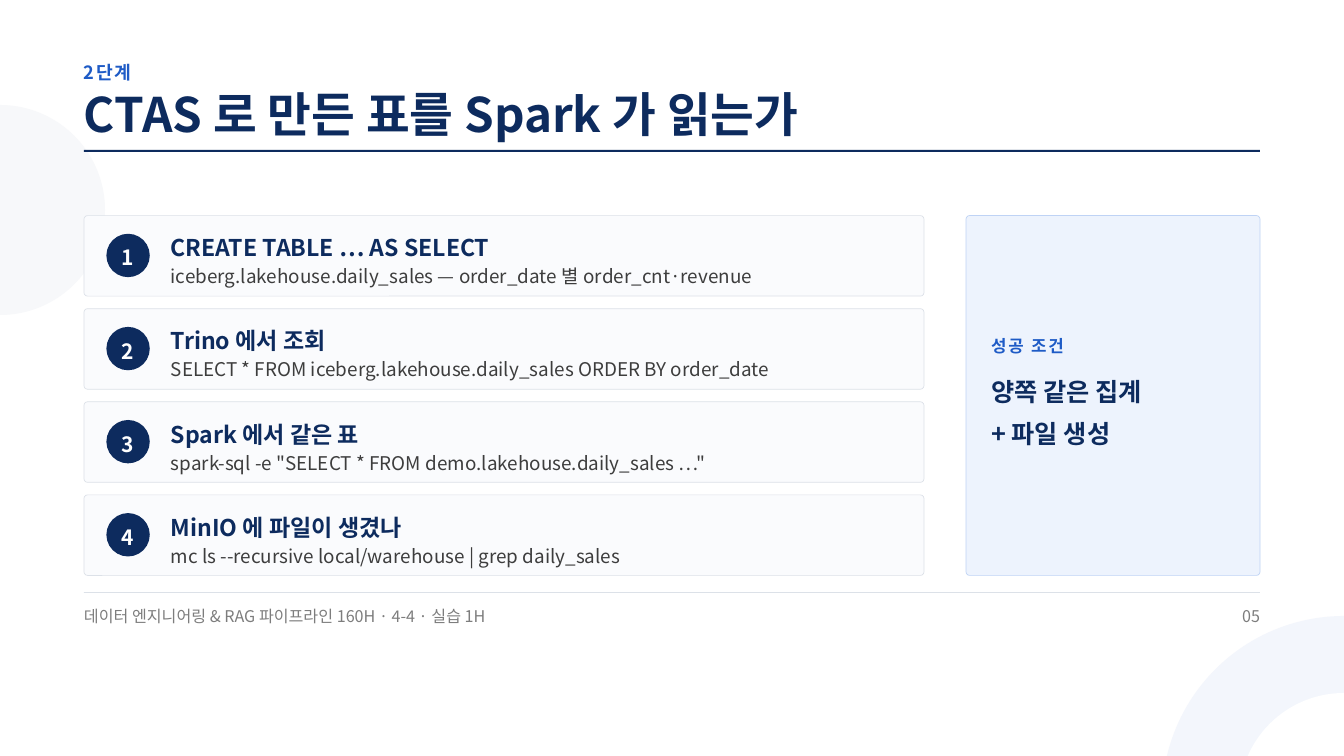
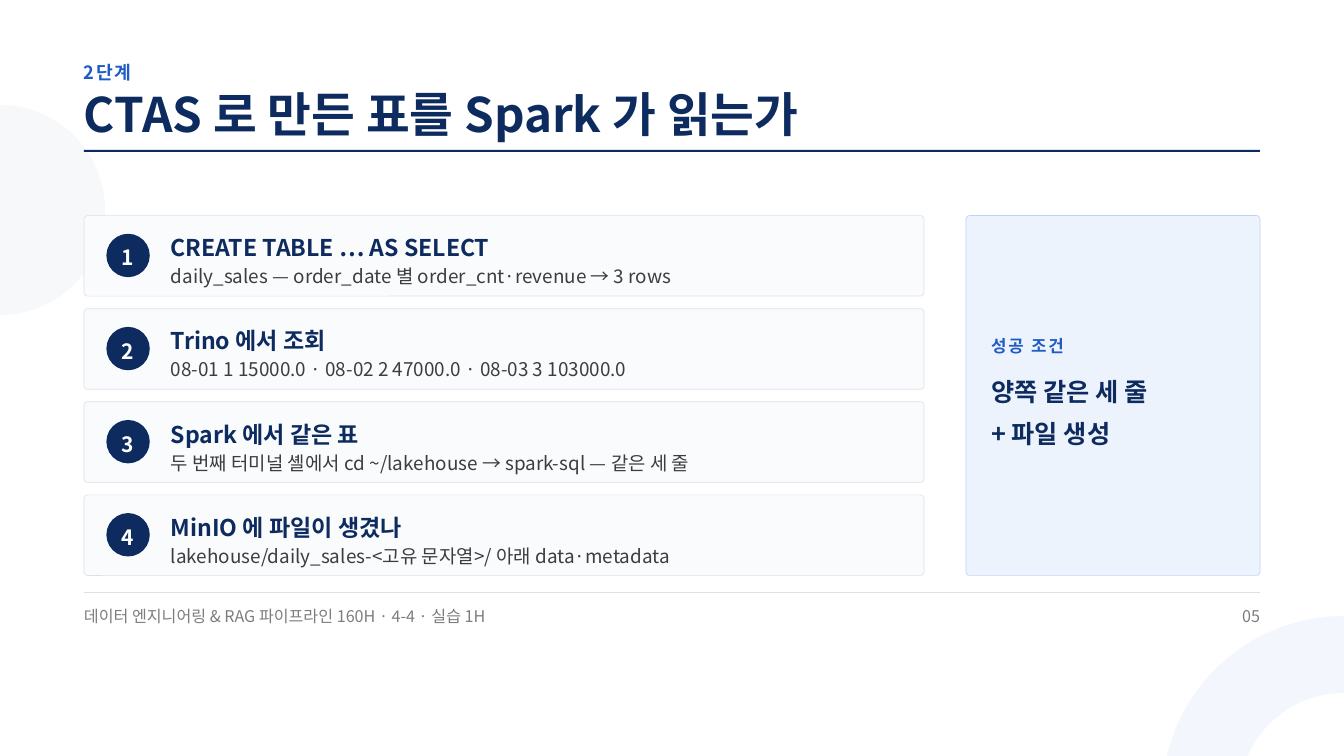
Before and after one commit to aebonlee/materials, a slide deck: slide 5 of data-eng/decks/w4d4s3.pptx. Drawn at 1344x756 pixels with LibreOffice and Linux fonts; fonts in the diff are those of the drawing. Boxes give left, top, right and bottom in pixels: in the first picture for what was removed or moved away, otherwise in the second. Text is boxed around its words. In the diff, an @@ line names an element or a change of style, - is before the commit and + after.

Commit message:
data-eng 4-4 덱 5(실습점검 신설) — 2026-10-15 실측

```diff
--- a/data-eng/decks/w4d4s3.pptx
+++ b/data-eng/decks/w4d4s3.pptx
@@ text at (x1=171, y1=267, x2=672, y2=288): text changed @@
-iceberg.lakehouse.daily_sales — order_date 별 order_cnt·revenue
+daily_sales — order_date 별 order_cnt·revenue → 3 rows
@@ text at (x1=171, y1=362, x2=627, y2=376): text changed @@
-SELECT * FROM iceberg.lakehouse.daily_sales ORDER BY order_date
+08-01 1 15000.0 · 08-02 2 47000.0 · 08-03 3 103000.0
@@ text at (x1=991, y1=380, x2=1147, y2=404): text changed @@
-양쪽 같은 집계
+양쪽 같은 세 줄
@@ text at (x1=171, y1=454, x2=689, y2=475): text changed @@
-spark-sql -e "SELECT * FROM demo.lakehouse.daily_sales …"
+두 번째 터미널 셸에서 cd ~/lakehouse → spark-sql — 같은 세 줄
@@ text at (x1=171, y1=547, x2=670, y2=568): text changed @@
-mc ls --recursive local/warehouse | grep daily_sales
+lakehouse/daily_sales-<고유 문자열>/ 아래 data·metadata
```
Also in this commit, not shown: 7 other slides changed, 1 slide added, 1 slide removed, 11 other files.
